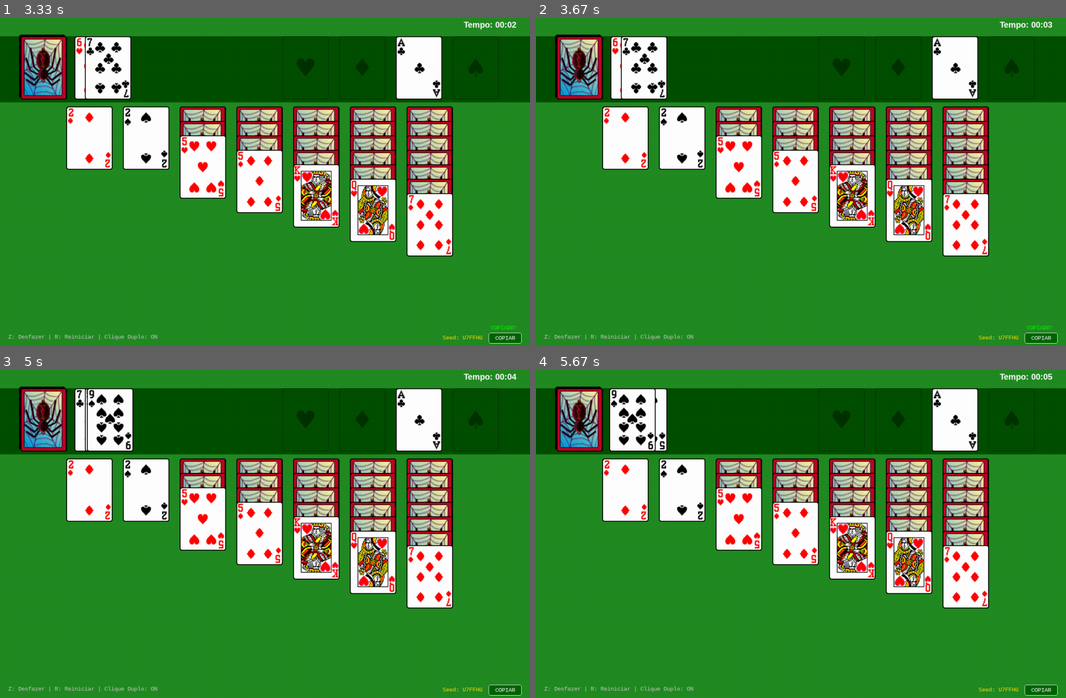
Above: before the commit, frames 1-4 (two rows, left to right).
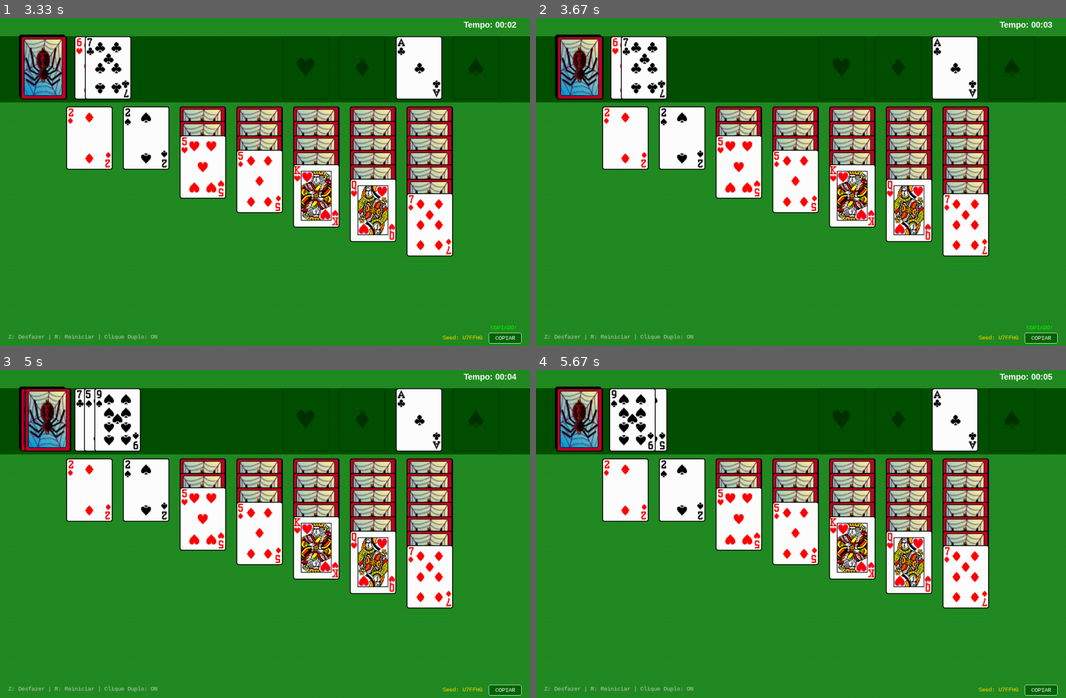
Above: after the commit, the same moments.

Repository: Pedrofrac/Jogos-Pygame
Game: pygame game, started from Paciencia/main.py
Same seed, same stepped clock (60 frames per second), same inputs: the game is played once before the commit and once after it.
Inputs (mouse positions are in pixels of both pictures, inside the frame that each line leads up to):
- Up to frame 1 (3.33 s): click "FÁCIL (Começar)" at 0.38 s; click (42, 67) at 0.72 s; press the mouse at (148, 152) at 1.03 s; move the mouse to (164, 113) at 1.13 s; release the mouse at (180, 73) at 1.27 s; press the mouse at (148, 152) at 1.37 s; move the mouse to (106, 129) at 1.47 s; release the mouse at (63, 106) at 1.6 s; press the mouse at (42, 67) at 1.7 s; move the mouse to (153, 145) at 1.8 s; release the mouse at (259, 224) at 1.93 s; press the mouse at (503, 339) at 2.03 s; move the mouse to (455, 319) at 2.13 s; release the mouse at (413, 300) at 2.27 s; press the mouse at (429, 224) at 2.37 s; move the mouse to (259, 152) at 2.47 s; release the mouse at (95, 77) at 2.6 s; press the mouse at (42, 67) at 3.2 s; move the mouse to (106, 152) at 3.3 s
- Up to frame 2 (3.67 s): release the mouse at (700, 241) at 3.43 s; tap Z at 3.5 s
- Up to frame 3 (5 s): press the mouse at (42, 419) at 3.87 s; move the mouse to (249, 494) at 3.97 s; release the mouse at (455, 573) at 4.1 s; press the mouse at (42, 419) at 4.2 s; move the mouse to (196, 534) at 4.3 s; release the mouse at (344, 648) at 4.43 s; press the mouse at (42, 419) at 4.53 s; move the mouse to (196, 514) at 4.63 s; release the mouse at (344, 606) at 4.77 s; tap Z at 4.9 s
- Up to frame 4 (5.67 s): tap Z at 5.2 s; press the mouse at (578, 419) at 5.37 s; move the mouse to (594, 534) at 5.47 s; release the mouse at (610, 648) at 5.6 s

Frame 1 is identical in both runs. In frame 2, 0.6% of the frame differs, in the area x 4-13%, y 5-25%; in frame 3, 2.5%, in the area x 4-27%, y 5-25%; in frame 4, nothing differs.

Commit message:
correção do Z

Diff:
--- a/Paciencia/game.py
+++ b/Paciencia/game.py
@@ -22,11 +22,9 @@
         self.historico = []
 
         # --- CONFIGURAÇÃO DE REGRAS ---
-        # Nível 1 (Fácil) e 2 (Médio): Clique Duplo ATIVO
         if self.dificuldade in [1, 2]:
             CONFIG["clique_duplo"] = True
         else:
-            # Nível 3 (Difícil Lvl 1) em diante: Clique Duplo DESATIVADO
             CONFIG["clique_duplo"] = False
 
         self.cartas_para_virar = 1 if dificuldade == 1 else 3
@@ -68,6 +66,7 @@
         self.relatorio_gerado = False
 
     def salvar_estado(self):
+        # deepcopy salva exatamente a posição (x,y) daquele momento
         estado = {
             'mesa': copy.deepcopy(self.pilhas_mesa),
             'finais': copy.deepcopy(self.pilhas_finais),
@@ -84,6 +83,16 @@
         if not self.historico:
             return
 
+        # 1. MAPEAMENTO VISUAL: Guardar onde as cartas estão AGORA na tela.
+        # Isso impede o "teletransporte" ou o "pulo" lateral.
+        posicoes_visuais = {}
+        todas_listas_atuais = [self.monte_compra, self.monte_descarte] + self.pilhas_mesa + self.pilhas_finais
+        for lista in todas_listas_atuais:
+            for c in lista:
+                chave = f"{c.naipe}_{c.valor}"
+                posicoes_visuais[chave] = (c.x_float, c.y_float)
+
+        # 2. RESTAURAÇÃO DO ESTADO (Lógica)
         estado = self.historico.pop()
 
         self.pilhas_mesa = estado['mesa']
@@ -92,11 +101,66 @@
         self.monte_descarte = estado['descarte']
         self.visiveis_no_descarte = estado['visiveis']
 
+        # 3. SINCRONIA E RE-ANIMAÇÃO
+        # Aplicamos a posição visual antiga nas cartas restauradas
+        todas_listas_restauradas = [self.monte_compra, self.monte_descarte] + self.pilhas_mesa + self.pilhas_finais
+
+        for lista in todas_listas_restauradas:
+            for c in lista:
+                chave = f"{c.naipe}_{c.valor}"
+                if chave in posicoes_visuais:
+                    # A carta restaurada assume a posição visual da carta que estava na tela
+                    x_antigo, y_antigo = posicoes_visuais[chave]
+                    c.set_pos(x_antigo, y_antigo)
+
+                # Reseta estados de arrasto para evitar bugs
+                c.arrastando = False
+                c.em_animacao = False
+
+        # 4. FORÇAR ALINHAMENTO (Animação suave de volta para o lugar correto)
+        self.update_posicoes_mesa() # Arruma a mesa
+        self._alinhar_finais()      # Arruma as fundações
+        self._alinhar_descarte()    # Arruma o descarte
+        self._alinhar_compra()      # Arruma o monte de compra
+
+        # Limpa filas de animação pendentes
         self.fila_animacao_compra = []
         self.cartas_colapsando = []
         self.carta_selecionada = None
 
         self.joker.reset_timer()
+
+    # --- NOVOS MÉTODOS DE ALINHAMENTO PARA O UNDO ---
+    def _alinhar_finais(self):
+        """Garante que as cartas nas fundações voltem para o lugar certo suavemente"""
+        for i, pilha in enumerate(self.pilhas_finais):
+            rect = RegrasPaciencia.get_rect_fundacao(i)
+            for c in pilha:
+                c.animar_para(rect.x, rect.y, velocidade=0.2)
+
+    def _alinhar_descarte(self):
+        """Recalcula o leque do descarte e anima"""
+        if not self.monte_descarte: return
+        total = len(self.monte_descarte)
+        # Recalcula quantas mostrar baseado no estado restaurado
+        visiveis = self.visiveis_no_descarte
+        inicio_leque = max(0, total - visiveis)
+        x_base = 180
+
+        for i, c in enumerate(self.monte_descarte):
+            if i < inicio_leque:
+                # Escondidas sob o monte
+                c.animar_para(x_base, 50, velocidade=0.2)
+            else:
+                # No leque visível
+                offset = i - inicio_leque
+                c.animar_para(x_base + (offset * 25), 50, velocidade=0.2)
+
+    def _alinhar_compra(self):
+        """Manda o monte de compra para a posição inicial"""
+        for c in self.monte_compra:
+            c.animar_para(50, 50, velocidade=0.2)
+    # -----------------------------------------------------
 
     def _criar_baralho(self):
         cartas = [Carta(v, n) for n in NAIPES for v in VALORES]
@@ -164,6 +228,7 @@
             for j, c in enumerate(pilha):
                 if not c.arrastando:
                     c.animar_para(x, 220 + j * OFFSET_Y_CARTA, velocidade=0.2)
+                    # Atualiza pos_original para o próximo drag ser correto
                     c.pos_original = (x, 220 + j * OFFSET_Y_CARTA)
 
     def tentar_movimento_automatico(self, carta):
--- a/Paciencia/relatorio_partidas.txt
+++ b/Paciencia/relatorio_partidas.txt
@@ -194,3 +194,5 @@
 Data: 04/12/2025 00:46:52 | Seed: KZK9DI | Nivel: 1 | Res: ABANDONO (Reiniciou)
 Data: 04/12/2025 00:50:12 | Seed: E2QA8J | Nivel: 4 | Res: ABANDONO (Reiniciou)
 Data: 04/12/2025 00:53:29 | Seed: 8T65P0 | Nivel: 7 | Res: ABANDONO (Fechou)
+Data: 08/12/2025 01:30:16 | Seed: KJHTB7 | Nivel: 1 | Res: ABANDONO (Reiniciou)
+Data: 08/12/2025 01:31:07 | Seed: QXW4PI | Nivel: 2 | Res: ABANDONO (Reiniciou)
